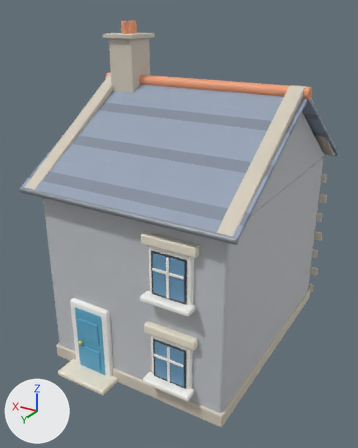
Renders of the Blender file source-art/bayview/cottage_b.blend from each side of a commit.
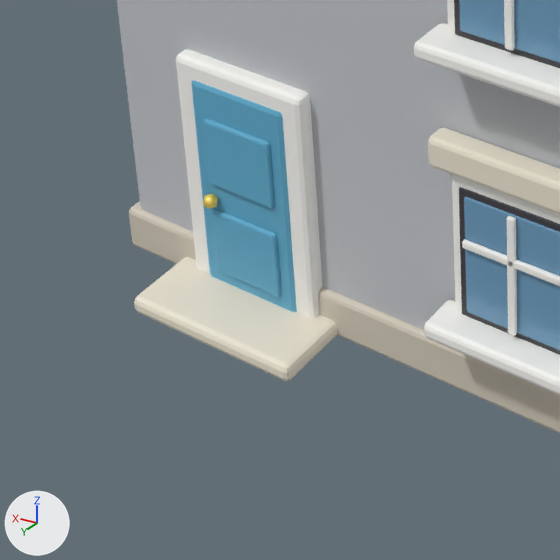
Each version is shown whole from a 50 mm lens placed at (-6.66, 12.12, 9.54), pointed at (0.41, 0.34, 3.65), then close up on the part from 5% to 51% of the width and 63% to 100% of the height. Lighting does not change. The marker at lower left points along +X, +Y and +Z. The last two pictures show the newer version.

Names of what the first close-up shows: 'Visual'.
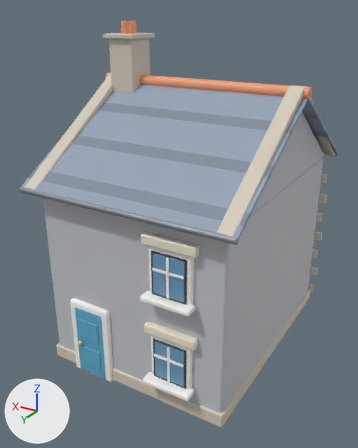
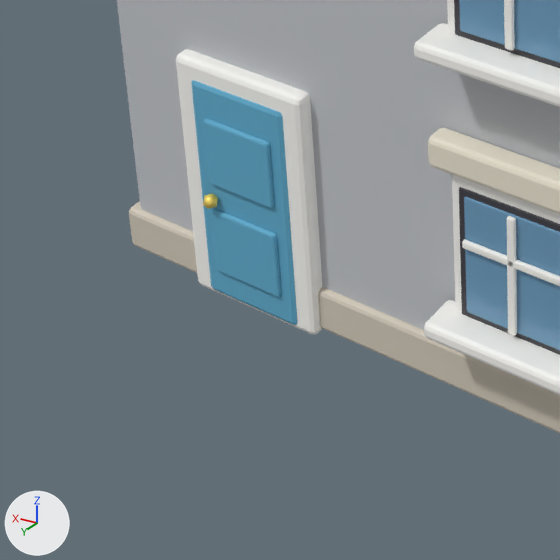
Location of each change, (x1, y1, x2, y2) in pixels of the close-ups (560 x 560 px):
part 1 of me_cube, deleted (pale yellow): before (134, 257, 338, 381)

The change, as a list of edits to the scene's bpy script:
```text
Change me_cube:
    used by ob_visual; location = (0.0, 0.0, 2.65)
    remove me_cube.from_pydata(...)  # 6508 vertices, 6256 faces; spans x -3.08..3.08, y -4.75..4.2, z -2.69..6.64
    add me_cube.from_pydata(...)  # 6452 vertices, 6202 faces; spans x -3.08..3.08, y -4.75..3.91, z -3.15..6.64
    me_cube part 1: the loose piece of 56 vertices spanning x 0.47..2.12, y 3.5..4.2, z -2.65..-2.49 is deleted
    other edits to the shape of me_cube do not show in these pictures
```
